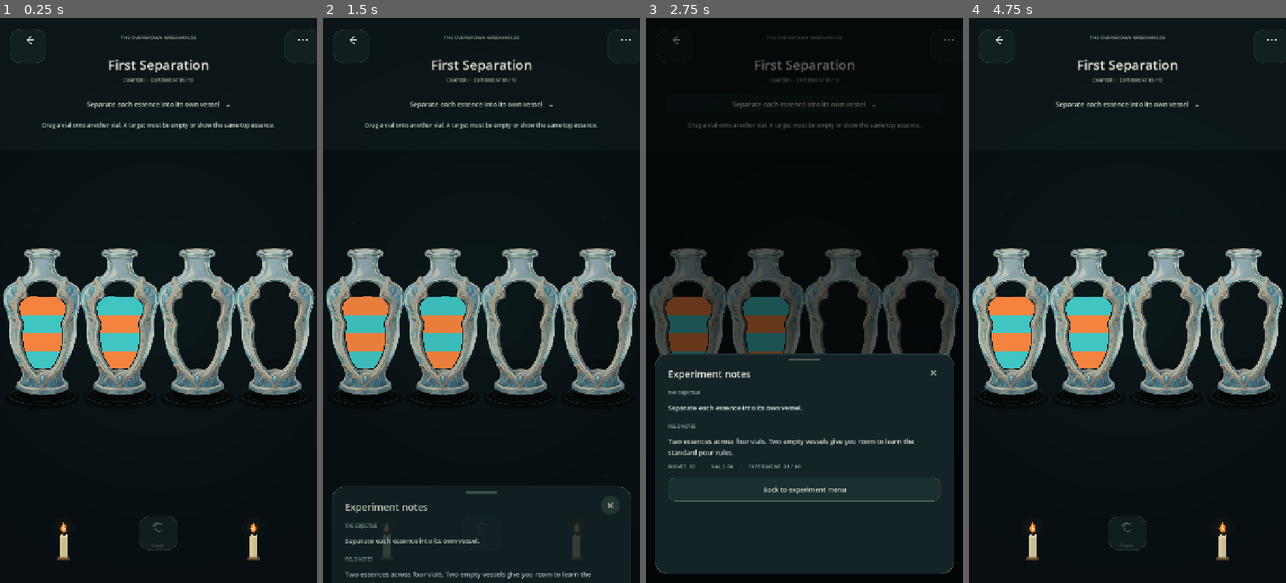
Above: before the commit, frames 1-4 (left to right).
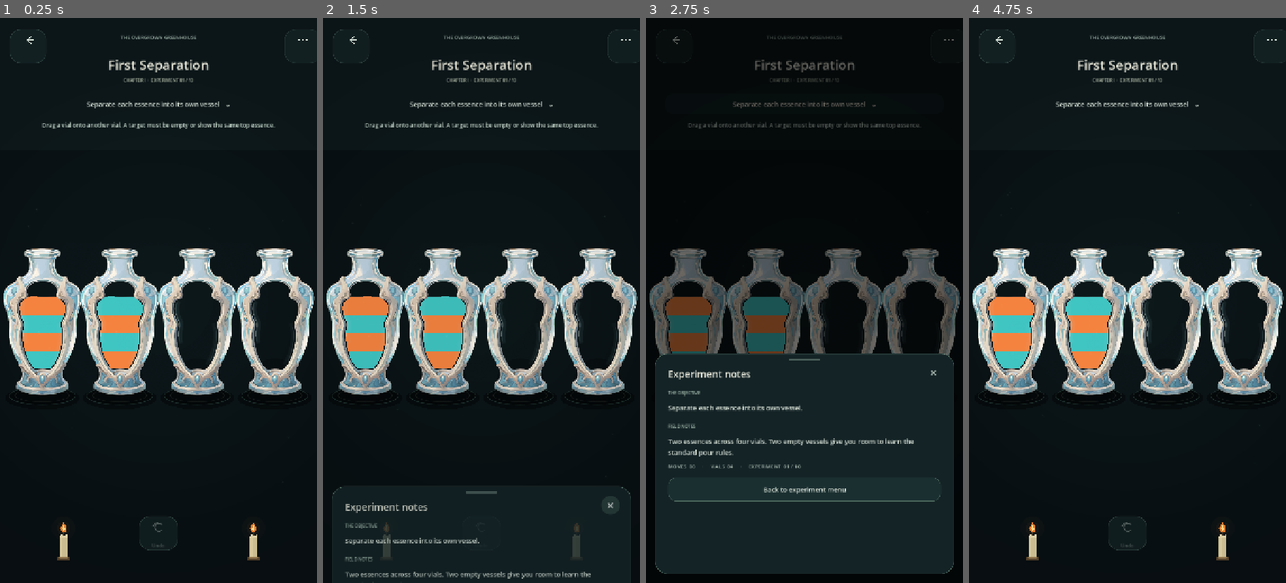
Above: after the commit, the same moments.

Repository: Kryodo/spell-sort-game
Game: Godot game, scene res://scenes/dark_sorting_slots_prototype.tscn
The game is run twice, just before and just after one commit, with the same random seed, the same clock (stepped at 60 frames per second) and the same inputs. This scene is started directly instead of the project's main scene.
Inputs:
- Up to frame 1 (0.25 s): no input
- Up to frame 2 (1.5 s): click "Separate each essence into it…" at 0.5 s; click "×" at 1.25 s
- Up to frame 3 (2.75 s): click "Separate each essence into it…" at 2 s
- Up to frame 4 (4.75 s): click "×" at 2.75 s; click "Separate each essence into it…" at 3.5 s; click "×" at 4.25 s

The runs differ from the first frame. In frame 1, 11% of the frame differs, in the area x 1-99%, y 40-67%; in frame 2, 11%; in frame 3, 0.4%; in frame 4, 11%.

Commit message:
Add liquid-tinted procedural glass reflections for Vial 3

Diff:
--- a/scripts/asset_fantasy_alchemy_bottle.gd
+++ b/scripts/asset_fantasy_alchemy_bottle.gd
@@ -21,7 +21,7 @@
 
 # A shared tint tones down the very bright glass without dimming the liquid,
 # which is drawn underneath the PNG and remains visible through its alpha.
-const GLASS_MODULATE := Color(0.76, 0.81, 0.79, 1.0)
+const GLASS_MODULATE := Color.WHITE
 
 static var _texture_analysis_cache: Dictionary = {}
 
@@ -566,4 +566,107 @@
 func _draw_glass_overlay() -> void:
 	if vial_art == null:
 		return
-	draw_texture_rect(vial_art, _get_vessel_rect(), false, GLASS_MODULATE)
+	var rect := _get_vessel_rect()
+	# Keep the Qwen artwork at its original colour. It supplies the vessel's
+	# identity and ornaments; Godot adds the live optical response afterwards.
+	draw_texture_rect(vial_art, rect, false, GLASS_MODULATE)
+	_draw_chamber_reflections(rect)
+
+
+func _draw_chamber_reflections(rect: Rect2) -> void:
+	if _window_profile.size() < 8:
+		return
+
+	var reflection_color: Color = _get_liquid_reflection_color()
+
+	# Broad, low-alpha bounce light gives the inner wall some volume without
+	# painting over the liquid or introducing fixed white streaks.
+	var left_glow := _chamber_edge_points(rect, true, 0.07, 0.64, 8.0)
+	var left_reflection := _chamber_edge_points(rect, true, 0.09, 0.61, 4.5)
+	var left_core := _chamber_edge_points(rect, true, 0.13, 0.56, 3.0)
+	draw_polyline(left_glow, Color(reflection_color.r, reflection_color.g, reflection_color.b, 0.075), 8.0, true)
+	draw_polyline(left_reflection, Color(reflection_color.r, reflection_color.g, reflection_color.b, 0.17), 2.8, true)
+	draw_polyline(left_core, Color(0.92, 0.97, 0.96, 0.34), 0.9, true)
+
+	# The opposite wall gets a shorter and softer response, avoiding a
+	# symmetrical neon outline around the whole chamber.
+	var right_glow := _chamber_edge_points(rect, false, 0.37, 0.94, 7.0)
+	var right_reflection := _chamber_edge_points(rect, false, 0.43, 0.88, 3.8)
+	draw_polyline(right_glow, Color(reflection_color.r, reflection_color.g, reflection_color.b, 0.045), 7.0, true)
+	draw_polyline(right_reflection, Color(reflection_color.r, reflection_color.g, reflection_color.b, 0.13), 1.8, true)
+
+	# A faint coloured sheen follows the liquid surface, so its reflection
+	# changes naturally as the topmost essence changes.
+	if _liquid_level > 0.001 and not _visual_contents.is_empty():
+		var chamber_span: float = _window_bottom_ratio - _window_top_ratio
+		var surface_ratio: float = _window_bottom_ratio - chamber_span / float(CAPACITY) * clampf(
+			_liquid_level,
+			0.0,
+			float(CAPACITY)
+		)
+		var surface_bounds := _window_bounds_at(surface_ratio)
+		var surface_left := Vector2(
+			rect.position.x + rect.size.x * surface_bounds.x + 5.0,
+			rect.position.y + rect.size.y * surface_ratio - 1.0
+		)
+		var surface_right := Vector2(
+			rect.position.x + rect.size.x * surface_bounds.y - 5.0,
+			rect.position.y + rect.size.y * surface_ratio - 1.0
+		)
+		var surface_color: Color = _get_top_liquid_color().lightened(0.42)
+		surface_color.a = 0.19
+		draw_line(surface_left, surface_right, surface_color, 1.35, true)
+
+
+func _chamber_edge_points(
+	rect: Rect2,
+	left_side: bool,
+	start_ratio: float,
+	end_ratio: float,
+	inset: float
+) -> PackedVector2Array:
+	var points := PackedVector2Array()
+	const SAMPLE_COUNT := 36
+	for index in range(SAMPLE_COUNT):
+		var amount: float = float(index) / float(SAMPLE_COUNT - 1)
+		var profile_ratio: float = lerpf(start_ratio, end_ratio, amount)
+		var y_ratio: float = lerpf(_window_top_ratio, _window_bottom_ratio, profile_ratio)
+		var bounds: Vector2 = _window_bounds_at(y_ratio)
+		var edge_ratio: float = bounds.x if left_side else bounds.y
+		var x: float = rect.position.x + rect.size.x * edge_ratio
+		x += inset if left_side else -inset
+		var y: float = rect.position.y + rect.size.y * y_ratio
+		points.append(Vector2(x, y))
+	return points
+
+
+func _get_liquid_reflection_color() -> Color:
+	if _liquid_level <= 0.001 or _visual_contents.is_empty():
+		return Color(0.58, 0.78, 0.82, 1.0)
+
+	var accumulated := Vector3.ZERO
+	var total_weight: float = 0.0
+	var visible_layers: int = mini(int(ceil(_liquid_level)), _visual_contents.size())
+	for layer_index in range(visible_layers):
+		var weight: float = clampf(_liquid_level - float(layer_index), 0.0, 1.0)
+		if weight <= 0.001:
+			continue
+		var essence: String = String(_visual_contents[layer_index])
+		var essence_color: Color = _palette.get(essence, Color(0.45, 0.78, 0.75, 1.0))
+		accumulated += Vector3(essence_color.r, essence_color.g, essence_color.b) * weight
+		total_weight += weight
+
+	if total_weight <= 0.001:
+		return Color(0.58, 0.78, 0.82, 1.0)
+
+	var average := accumulated / total_weight
+	var liquid_tint := Color(average.x, average.y, average.z, 1.0).lightened(0.34)
+	return Color(0.68, 0.84, 0.88, 1.0).lerp(liquid_tint, 0.32)
+
+
+func _get_top_liquid_color() -> Color:
+	if _visual_contents.is_empty():
+		return Color(0.45, 0.78, 0.75, 1.0)
+	var top_index: int = clampi(int(floor(_liquid_level - 0.0001)), 0, _visual_contents.size() - 1)
+	var essence: String = String(_visual_contents[top_index])
+	return _palette.get(essence, Color(0.45, 0.78, 0.75, 1.0))
